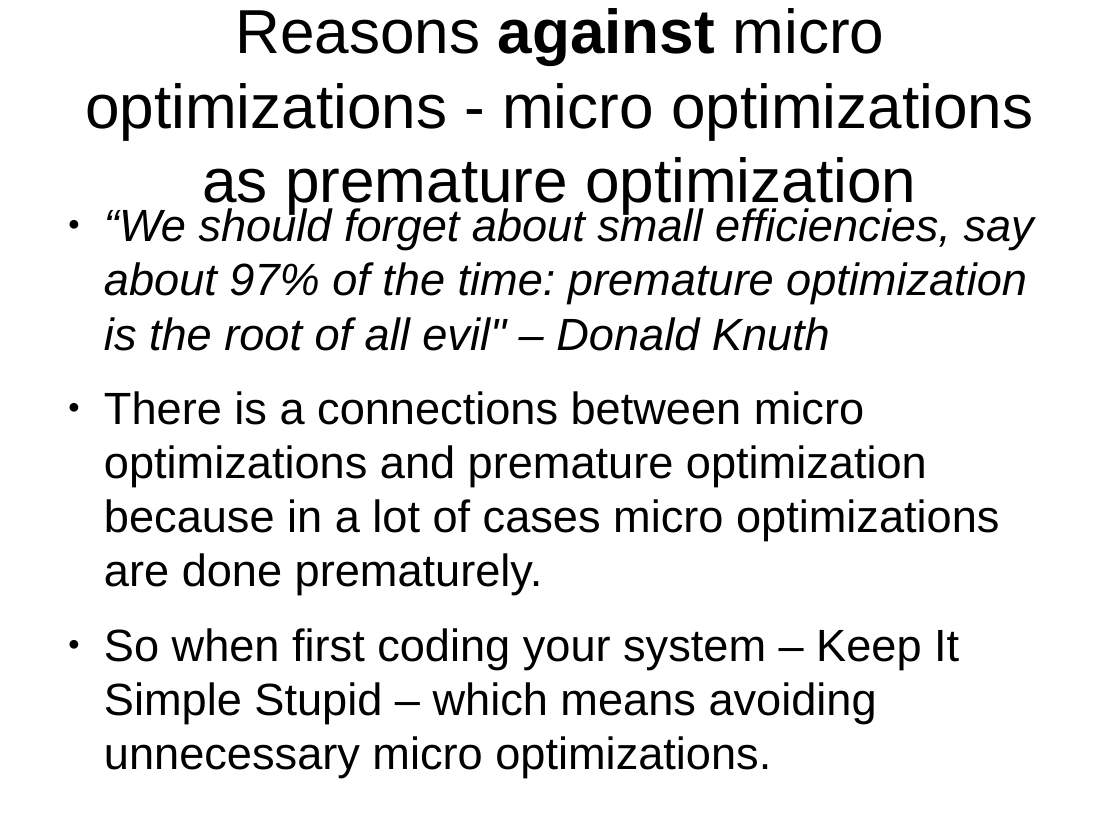
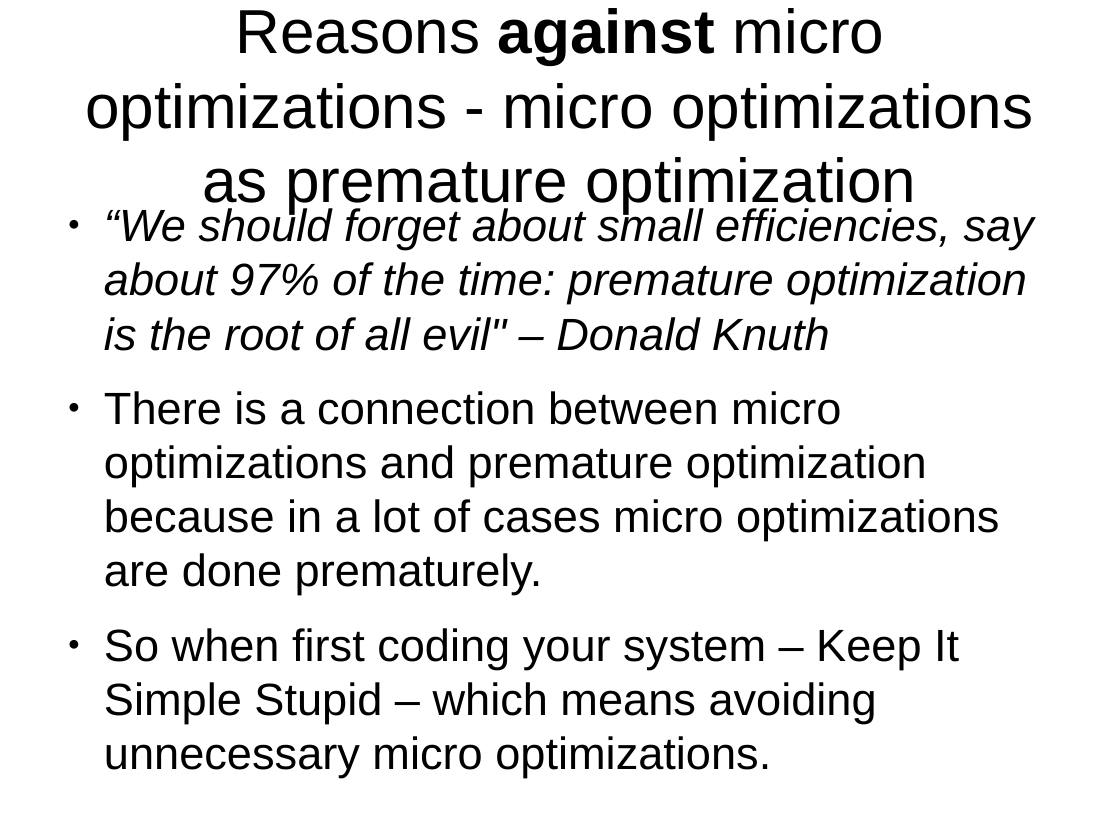
Before and after one commit to veltzer/demos-linux, a slide deck: slide 8 of multi_core/effective_cplusplus.odp. Drawn at 1120x840 pixels with LibreOffice and Linux fonts; fonts in the diff are those of the drawing. Boxes give left, top, right and bottom in pixels: in the first picture for what was removed or moved away, otherwise in the second. Text is boxed around its words. In the diff, an @@ line names an element or a change of style, - is before the commit and + after.

```diff
--- a/multi_core/effective_cplusplus.odp
+++ b/multi_core/effective_cplusplus.odp
@@ text at <box>104,391,999,595</box>: text changed @@
-● There is a connections between micro optimizations and premature optimization because in a lot of cases micro optimizations are done prematurely.
+● There is a connection between micro optimizations and premature optimization because in a lot of cases micro optimizations are done prematurely.
```
Also in this commit, not shown: 3 other slides changed, 16 slides added, 1 other file.
